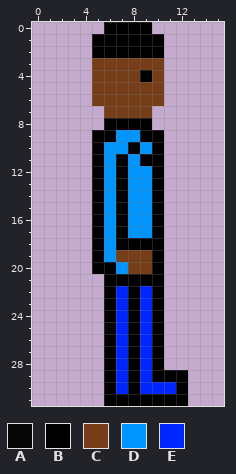
File history of a pixel-art sprite, Assets/1Sprite_Assets/Players/Guard/Walk_02.png. Above is the file before it was changed.
The file is 16x32 pixels.
Palette (. is transparent): A #000000f5  B #000000  C #753e19  D #0094ff  E #0026ff
Pixels before, first column x 5:
 0 .BBBB...
 1 BBBBBB..
 2 BBBBBB..
 3 CCCCCC..
 4 CCCCBC..
 5 CCCCCC..
 6 CCCCCC..
 7 .CCCC...
 8 .BBBB...
 9 BBDDBB..
10 BDDBDB..
11 BDBDBB..
12 BDBDDB..
13 BDBDDB..
14 BDBDDB..
15 BDBDDB..
16 BDBDDB..
17 BDBDDB..
18 BDBBBB..
19 BDCCCB..
20 BBDCCB..
21 .BBBBB..
22 .BEBEB..
23 .BEBEB..
24 .BEBEB..
25 .AEBEB..
26 .BEBEB..
27 .BEBEB..
28 .BEBEB..
29 .BEBEBBB
30 .BEBEEEB
31 .BBBBBBB
Once edited:
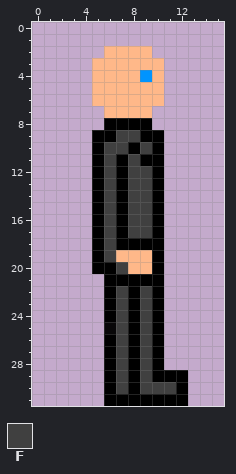
Colours new in this view: F #404040
Author's note on the commit: Added Russian_guard texture walk_03
Change:
colour C: #753e19 -> #ffb889
Changed rows in their new state; - is a pixel that keeps its letter.
first column x 5:
 0 -....-
 1 ......
 2 .CCCC.
 4 ----D-
first column x 6:
 9 -FF---
10 FF-F--
11 F-F---
12 F-FF--
13 F-FF--
14 F-FF--
15 F-FF--
16 F-FF--
17 F-FF--
18 F-----
19 F-----
20 -F----
22 -F-F--
23 -F-F--
24 -F-F--
25 -F-F--
26 -F-F--
27 -F-F--
28 -F-F--
29 -F-F--
30 -F-FFF
Where, in picture pixels (left, top, right, bottom), the same in both pictures:
changed: (92, 22, 176, 394)
